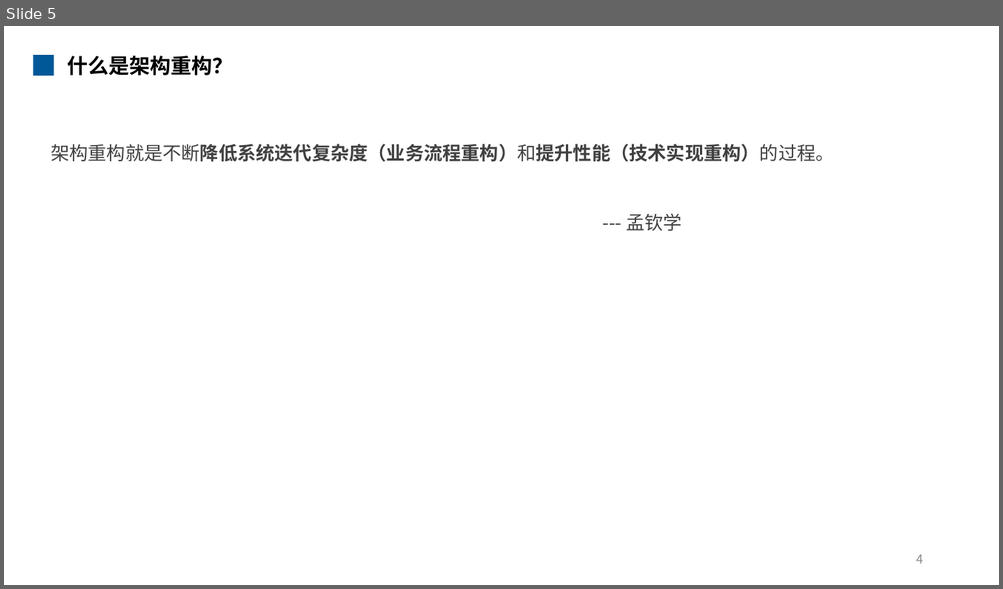
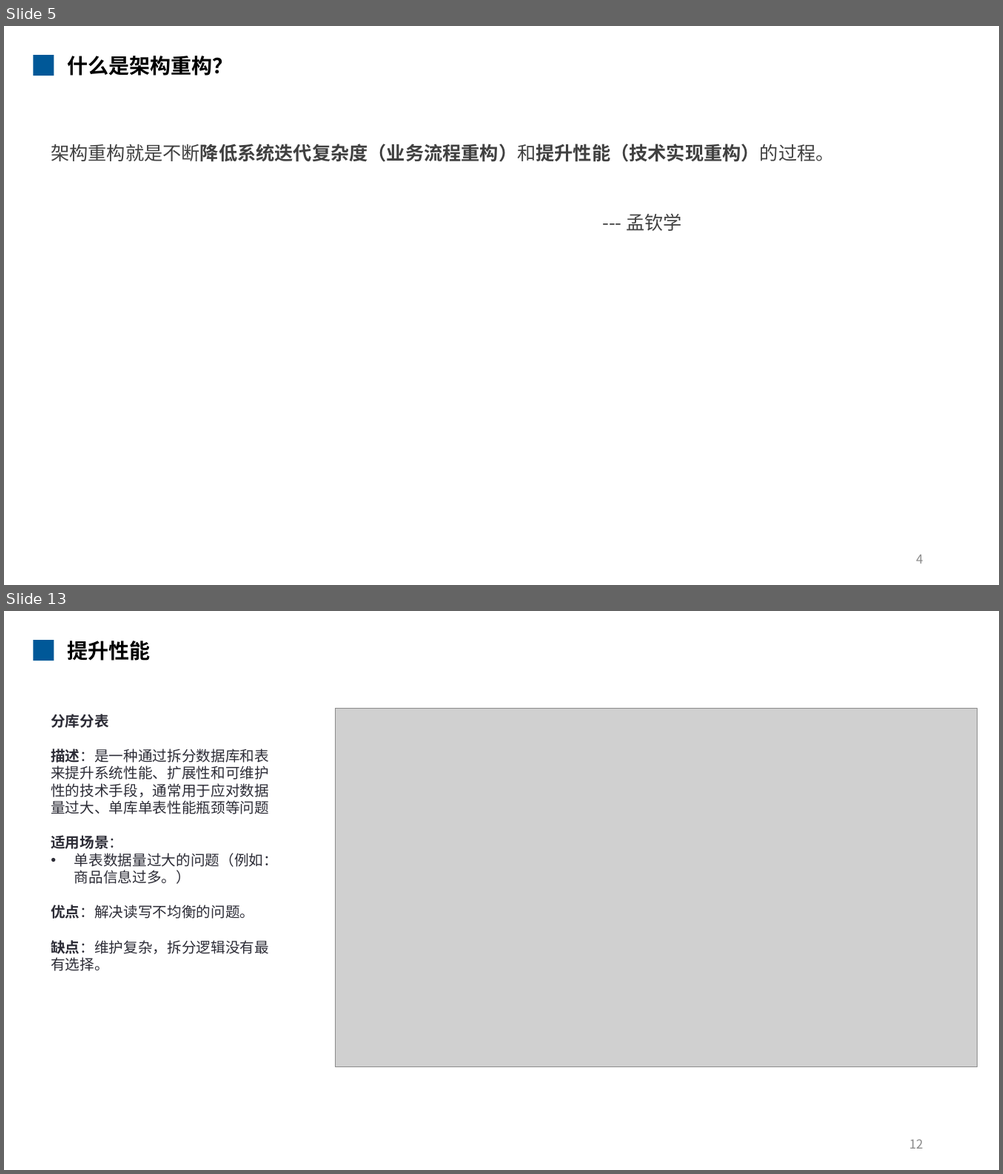
Before and after one commit to mengqinxue/KBase, a slide deck: 02_Architecture/Presentations/知识分享 - 架构重构.pptx. Shown one above the other, each under a label of ours: slide 5 before the commit, slides 5 and 13 after it; the slides between them are not shown. The pictures are 1003x589 and 1003x1174 pixels, drawn with LibreOffice and Linux fonts; fonts in the diff are those of the drawing; grey boxes stand for pictures. Boxes give left, top, right and bottom in pixels: in the first picture for what was removed or moved away, otherwise in the second. Text is boxed around its words. In the diff, an @@ line names an element or a change of style, - is before the commit and + after.

```diff
--- a/02_Architecture/Presentations/知识分享 - 架构重构.pptx
+++ b/02_Architecture/Presentations/知识分享 - 架构重构.pptx
@@ slide 13 added at [4,611,999,1170], background #FFFFFF @@
@@ rectangle added at [33,640,54,661], fill #005898 @@
@@ text added at [67,641,150,661], 20 pt, text #000000, bold @@
+提升性能
@@ text added at [51,714,278,971], 14 pt, text #2C2C36 @@
+分库分表
+描述：是一种通过拆分数据库和表来提升系统性能、扩展性和可维护性的技术手段，通常用于应对数据量过大、单库单表性能瓶颈等问题
+适用场景：
+• 单表数据量过大的问题（例如：商品信息过多。）
+优点：解决读写不均衡的问题。
+缺点：维护复杂，拆分逻辑没有最有选择。
@@ picture added at [336,709,977,1068] @@
@@ page number added at [909,1139,923,1149], 12 pt, text #898989 @@
+12
```
Also in this commit, not shown: 6 slides changed, 7 other slides added, 2 slides removed.
